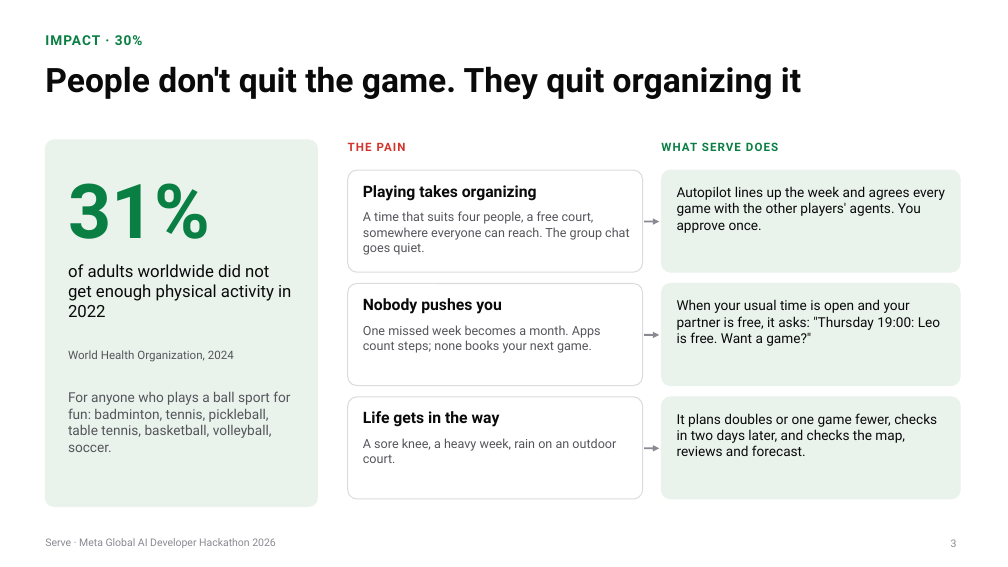
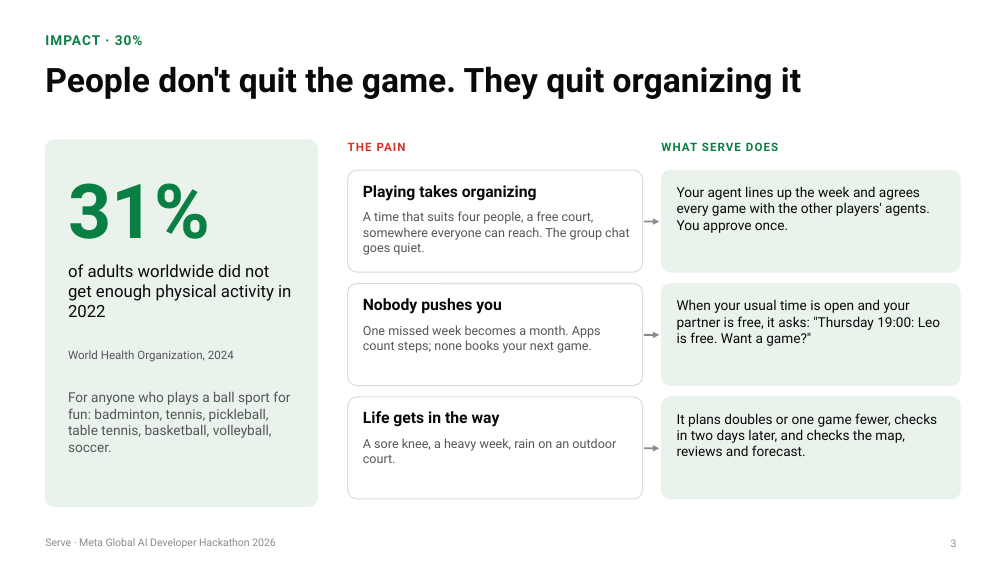
Before and after one commit to gino6178/serve-meta-hackathon, a slide deck: slide 3 of video/deck/Serve_Meta_deck.pptx. Drawn at 1008x567 pixels with LibreOffice and Linux fonts; fonts in the diff are those of the drawing. Boxes give left, top, right and bottom in pixels: in the first picture for what was removed or moved away, otherwise in the second. Text is boxed around its words. In the diff, an @@ line names an element or a change of style, - is before the commit and + after.

```diff
--- a/video/deck/Serve_Meta_deck.pptx
+++ b/video/deck/Serve_Meta_deck.pptx
@@ text at [677,186,930,233]: text changed @@
-Autopilot lines up the week and agrees every game with the other players' agents. You approve once.
+Your agent lines up the week and agrees every game with the other players' agents. You approve once.
```
Also in this commit, not shown: 3 other slides changed, 2 slides added, 11 other files.
